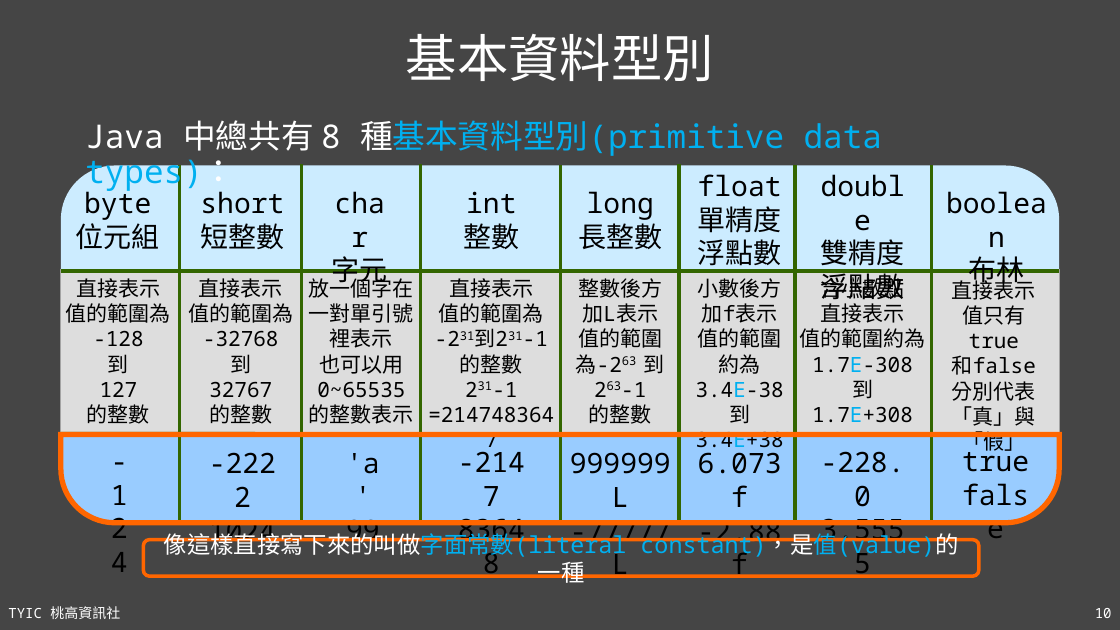
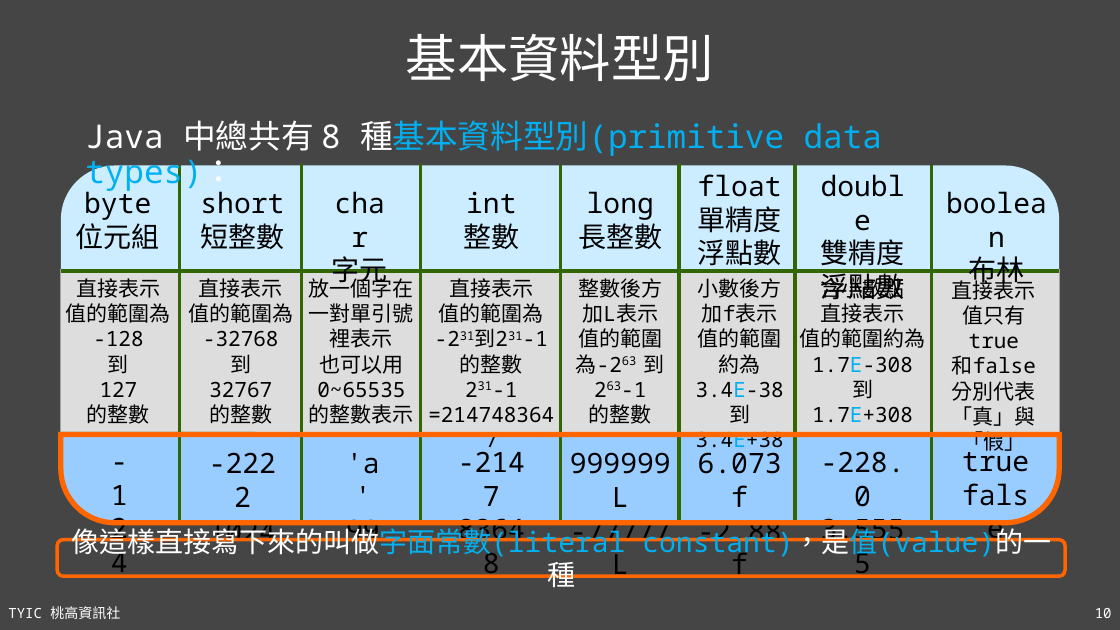
Before and after one commit to TYSHIC/slides, a slide deck: slide 10 of ppt/04_初探Java.pptx. Drawn at 1120x630 pixels with LibreOffice and Linux fonts; fonts in the diff are those of the drawing. Boxes give left, top, right and bottom in pixels: in the first picture for what was removed or moved away, otherwise in the second. Text is boxed around its words. In the diff, an @@ line names an element or a change of style, - is before the commit and + after.

```diff
--- a/ppt/04_初探Java.pptx
+++ b/ppt/04_初探Java.pptx
@@ rounded rectangle "像這樣直接寫下來的叫做字面常數(literal constant)，是值(value)的一種": place and size @@
-rounded rectangle "像這樣直接寫下來的叫做字面常數(literal constant)，是值(value)的一種" at [144,539,980,576]
+rounded rectangle "像這樣直接寫下來的叫做字面常數(literal constant)，是值(value)的一種" at [57,539,1065,576]
@@ rounded rectangle "像這樣直接寫下來的叫做字面常數(literal constant)，是值(value)的一種" at [57,539,1065,576]: size 20 to 24 pt @@
```
Also in this commit, not shown: 2 other slides changed, 3 other files.
